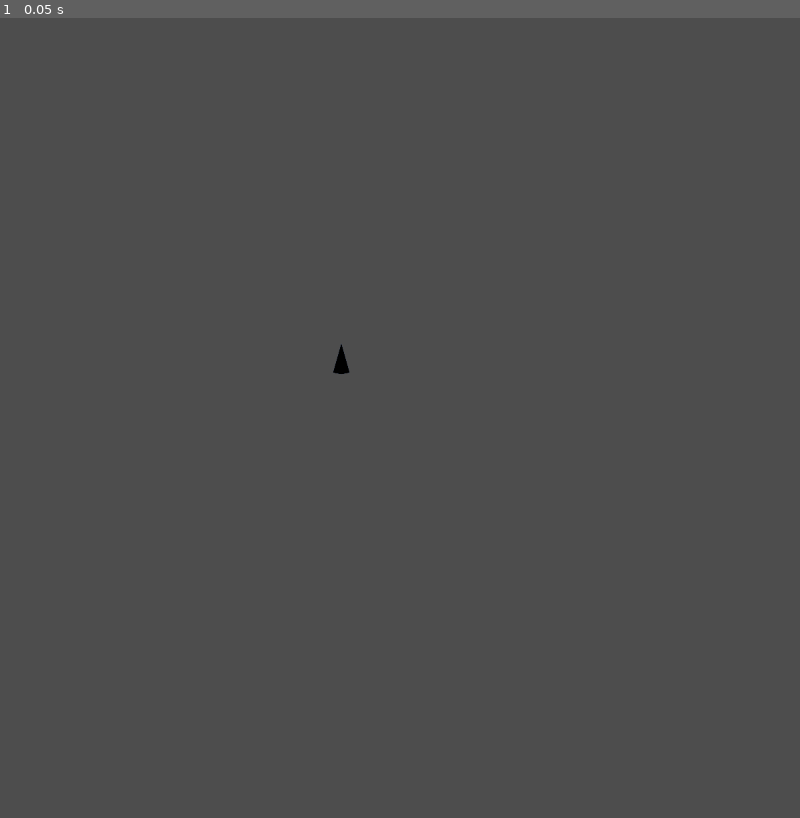
Above: before the commit, frame 1.
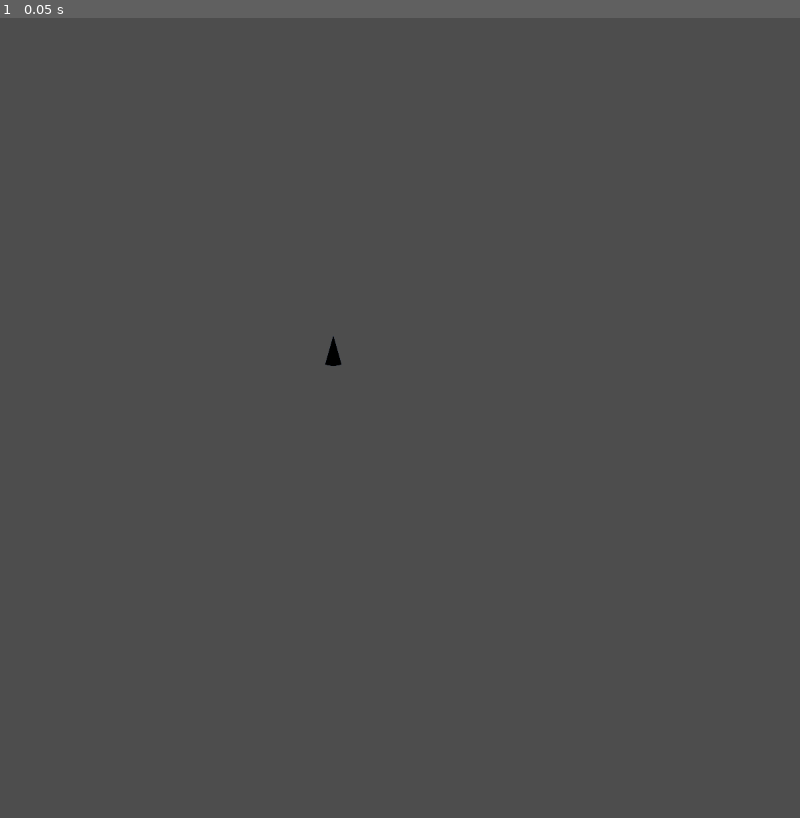
Above: after the commit, the same moment.

Repository: moonblade/boid-godot
Game: Godot game, scene res://boid.tscn
Same seed, same stepped clock (60 frames per second), same inputs: the game is played once before the commit and once after it. The project has no main scene, so this scene is started directly.
Inputs:
- Up to frame 1 (0.05 s): no input

The runs differ from the first frame. In frame 1, less than 0.1% of the frame differs, in the area x 40-44%, y 39-45%.

Commit message:
move position to different place

Diff:
--- a/boid.tscn
+++ b/boid.tscn
@@ -14,12 +14,13 @@
 }]
 
 [node name="Boid" type="Node2D"]
+position = Vector2(500, 500)
 metadata/_edit_group_ = true
 
 [node name="Body" type="RigidBody2D" parent="."]
 gravity_scale = 2.66454e-15
 
 [node name="AnimatedSprite2D" type="AnimatedSprite2D" parent="Body"]
-position = Vector2(512, 512)
+position = Vector2(2.08165e-12, 2.08165e-12)
 scale = Vector2(0.25, 0.25)
 sprite_frames = SubResource("SpriteFrames_021bj")
